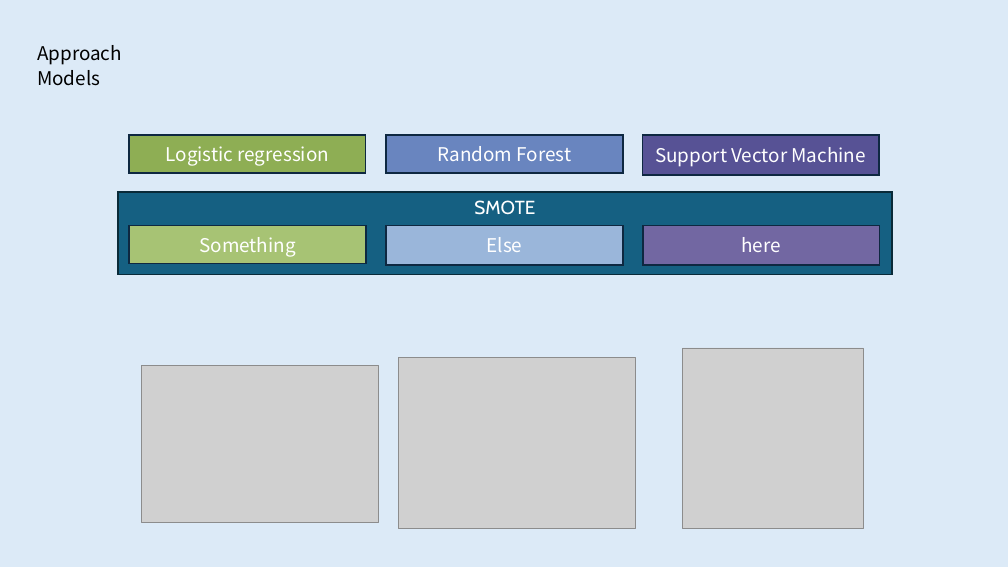
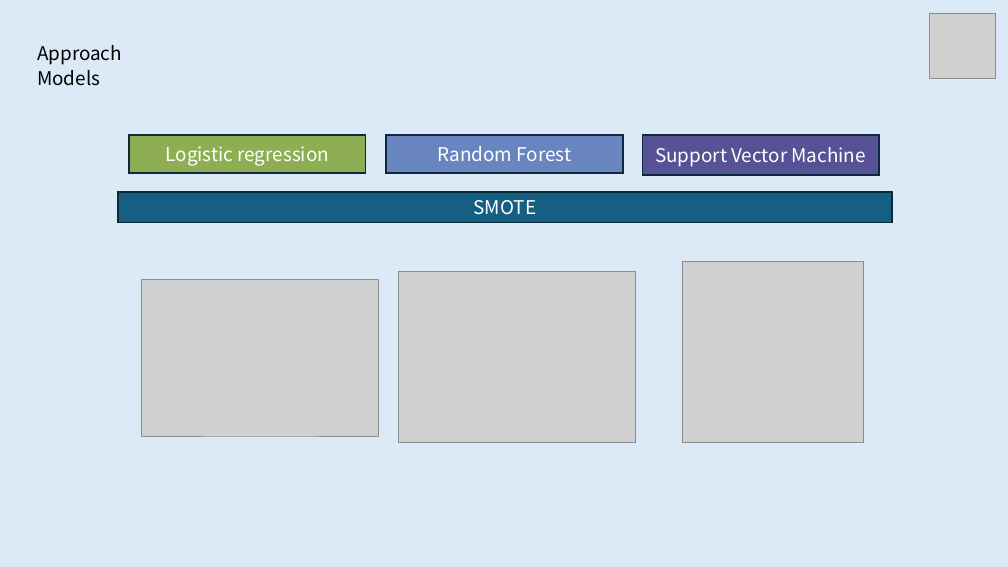
Before and after one commit to rhlt/tnbc, a slide deck: slide 11 of CapstoneProject_FinalPresentation.pptx (slide 14 before the commit). Drawn at 1008x567 pixels with LibreOffice and Linux fonts; fonts in the diff are those of the drawing; grey boxes stand for pictures. Boxes give left, top, right and bottom in pixels: in the first picture for what was removed or moved away, otherwise in the second. Text is boxed around its words. In the diff, an @@ line names an element or a change of style, - is before the commit and + after.

```diff
--- a/CapstoneProject_FinalPresentation.pptx
+++ b/CapstoneProject_FinalPresentation.pptx
@@ picture added at (930, 13, 996, 79) @@
@@ rectangle "SMOTE": place and size @@
-rectangle "SMOTE" at (118, 192, 892, 274)
+rectangle "SMOTE" at (118, 192, 892, 222)
@@ rectangle "SMOTE" at (118, 192, 892, 222): font Cabin to Noto Sans CJK JP @@
@@ rectangle removed at (129, 225, 367, 263) @@
-Something
@@ rectangle removed at (386, 225, 623, 265) @@
-Else
@@ rectangle removed at (643, 225, 879, 265) @@
-here
@@ 3 pictures: place and size @@
-3 pictures at (141, 348, 864, 529)
+3 pictures at (141, 262, 864, 443)
```
Also in this commit, not shown: 10 other slides changed, 6 slides added, 8 slides removed, 18 other files.
